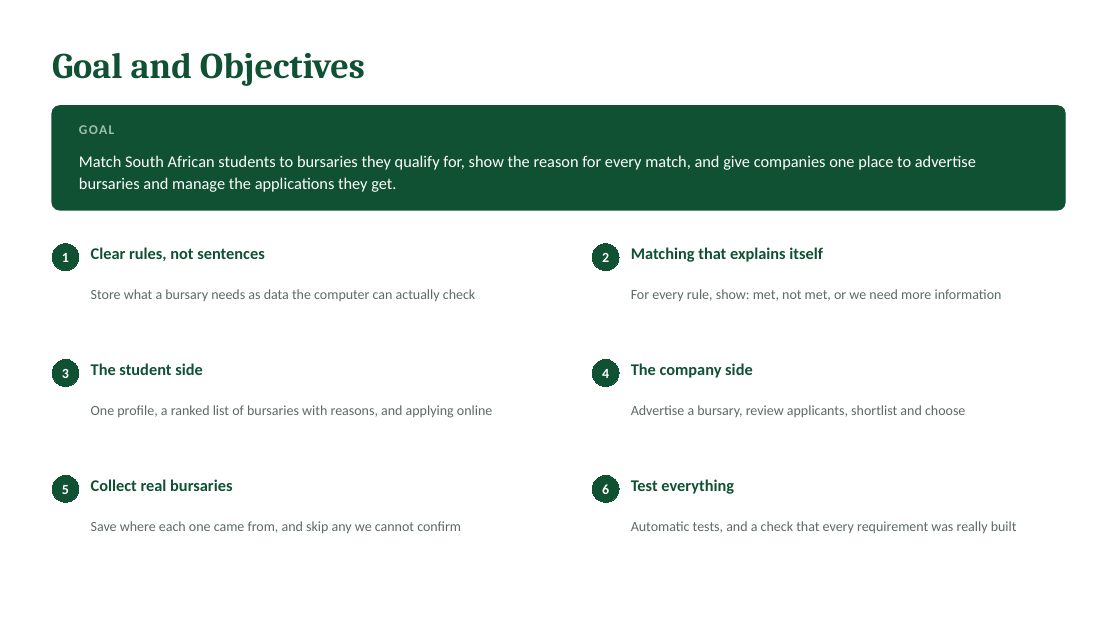
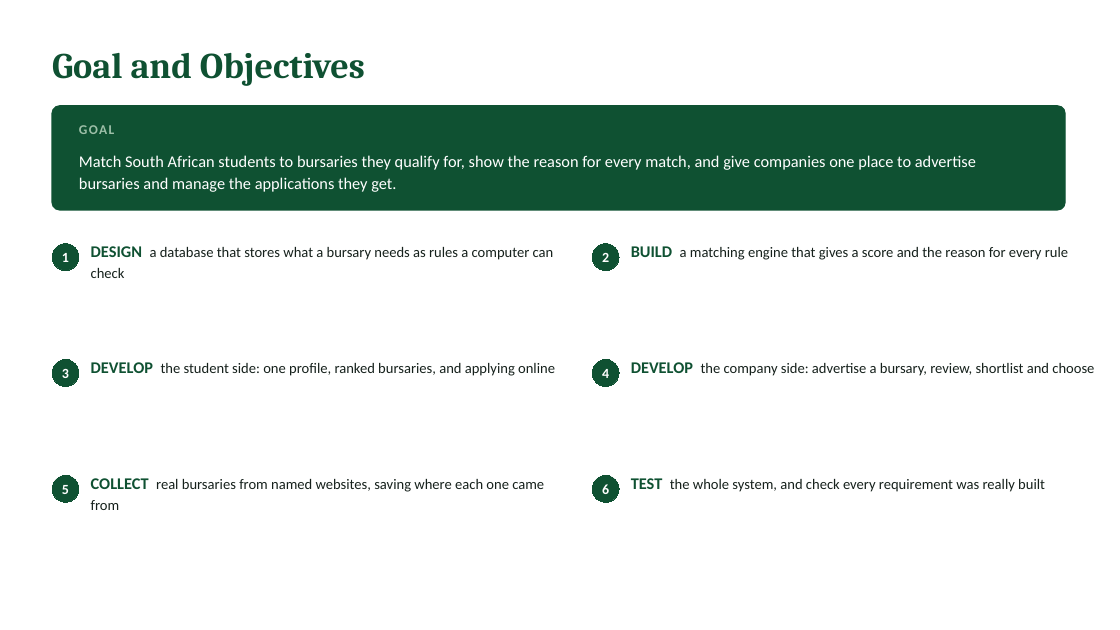
Before and after one commit to SCRIPTMASTER67/cursorBursaryBridge, a slide deck: slide 4 of docs/presentation/Bursary-Bridge_Presentation.pptx. Drawn at 1120x630 pixels with LibreOffice and Linux fonts; fonts in the diff are those of the drawing. Boxes give left, top, right and bottom in pixels: in the first picture for what was removed or moved away, otherwise in the second. Text is boxed around its words. In the diff, an @@ line names an element or a change of style, - is before the commit and + after.

```diff
--- a/docs/presentation/Bursary-Bridge_Presentation.pptx
+++ b/docs/presentation/Bursary-Bridge_Presentation.pptx
@@ vertical alignment middle to top in 6 elements at [631,362,1094,376], [631,478,1045,492], [91,362,555,376], [91,246,554,278], [91,478,544,510], [631,246,1068,260] @@
@@ text at [91,246,554,278]: text changed; size 12 to 12.5 pt; text colour #5E6B64 to #16211C @@
-Store what a bursary needs as data the computer can actually check
+DESIGN a database that stores what a bursary needs as rules a computer can check
@@ text removed at [91,247,264,261] @@
-Clear rules, not sentences
@@ text at [631,246,1068,260]: text changed; size 12 to 12.5 pt; text colour #5E6B64 to #16211C @@
-For every rule, show: met, not met, or we need more information
+BUILD a matching engine that gives a score and the reason for every rule
@@ text removed at [631,247,823,262] @@
-Matching that explains itself
@@ text at [91,362,555,376]: text changed; size 12 to 12.5 pt; text colour #5E6B64 to #16211C @@
-One profile, a ranked list of bursaries with reasons, and applying online
+DEVELOP the student side: one profile, ranked bursaries, and applying online
@@ text removed at [91,363,203,375] @@
-The student side
@@ text at [631,362,1094,376]: text changed; size 12 to 12.5 pt; text colour #5E6B64 to #16211C @@
-Advertise a bursary, review applicants, shortlist and choose
+DEVELOP the company side: advertise a bursary, review, shortlist and choose
@@ text removed at [631,363,753,378] @@
-The company side
@@ text at [91,478,544,510]: text changed; size 12 to 12.5 pt; text colour #5E6B64 to #16211C @@
-Save where each one came from, and skip any we cannot confirm
+COLLECT real bursaries from named websites, saving where each one came from
@@ text removed at [91,479,232,491] @@
-Collect real bursaries
@@ text at [631,478,1045,492]: text changed; size 12 to 12.5 pt; text colour #5E6B64 to #16211C @@
-Automatic tests, and a check that every requirement was really built
+TEST the whole system, and check every requirement was really built
@@ text removed at [631,479,734,494] @@
-Test everything
```
Also in this commit, not shown: 3 slides added, 2 slides removed.
